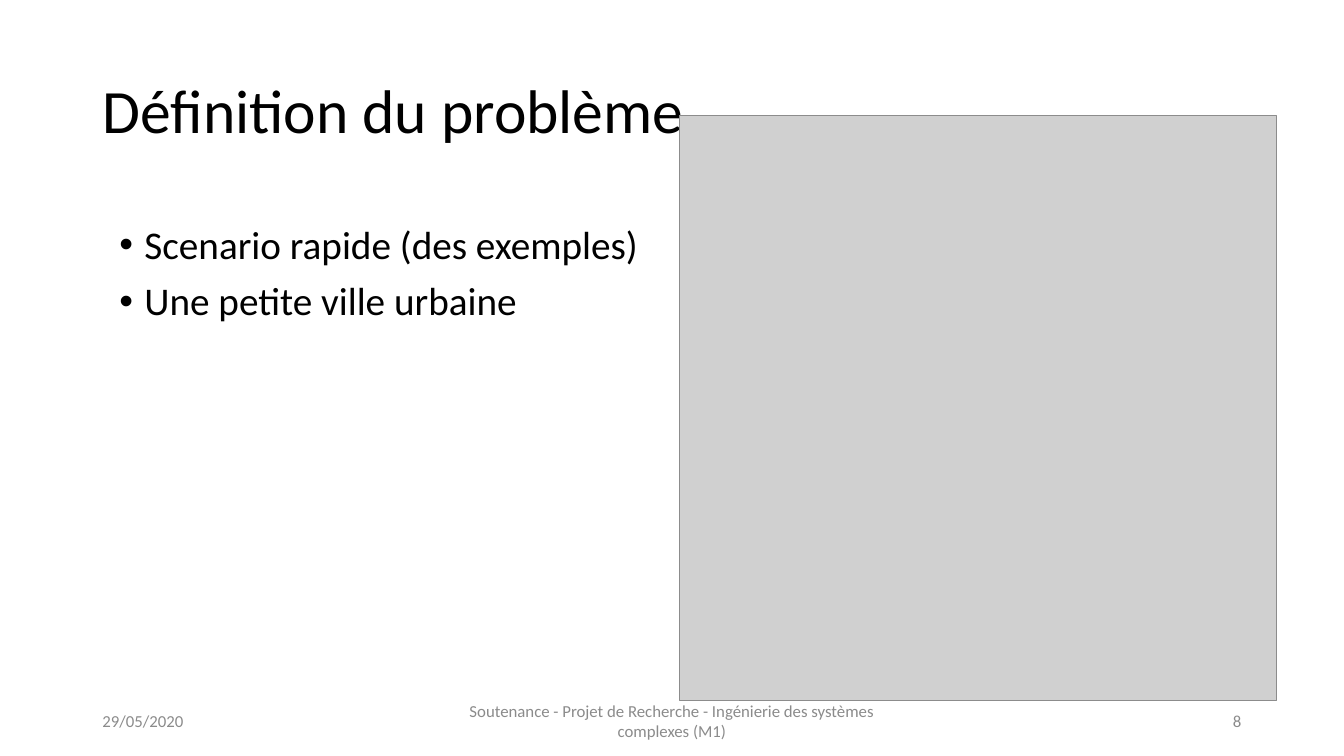
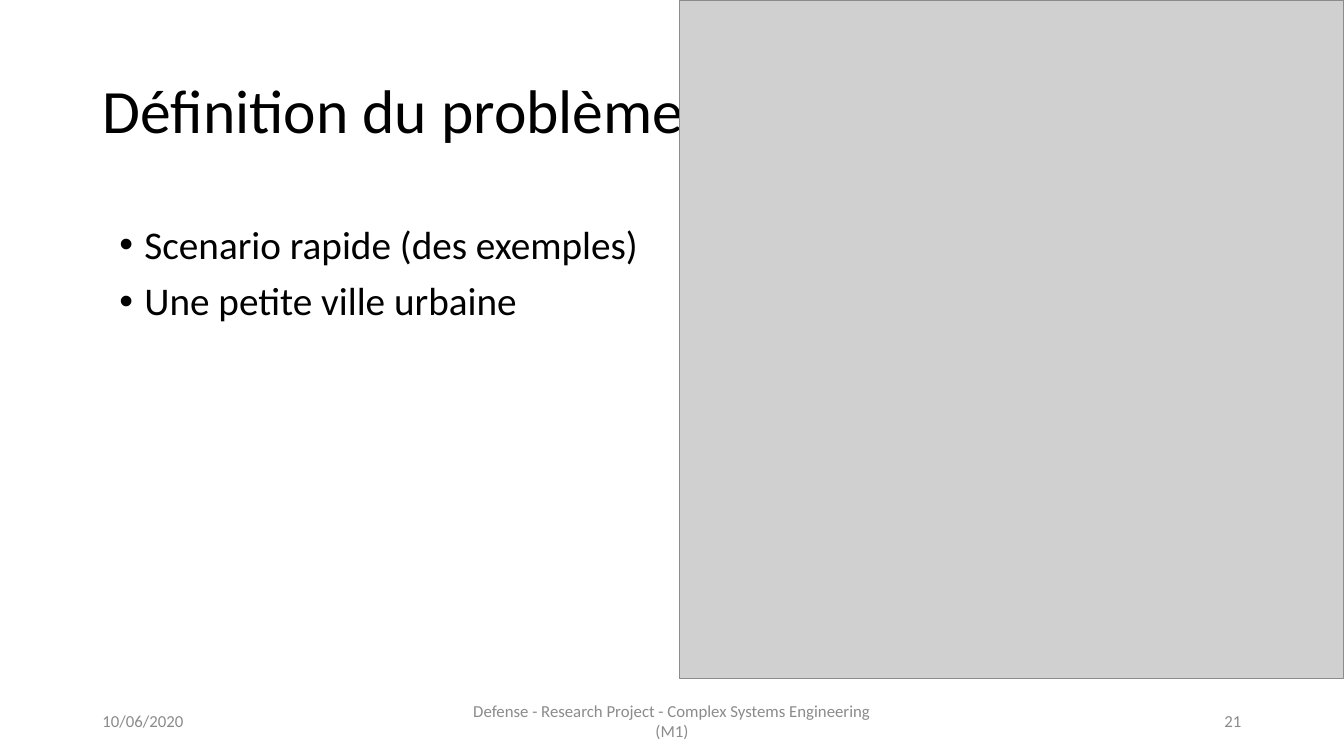
Before and after one commit to AymanABDELHAMID/OD_MTO_DARP, a slide deck: slide 21 of Presentation/presentation_AymanMahmoud.pptx (slide 8 before the commit). Drawn at 1344x756 pixels with LibreOffice and Linux fonts; fonts in the diff are those of the drawing; grey boxes stand for pictures. Boxes give left, top, right and bottom in pixels: in the first picture for what was removed or moved away, otherwise in the second. Text is boxed around its words. In the diff, an @@ line names an element or a change of style, - is before the commit and + after.

```diff
--- a/Presentation/presentation_AymanMahmoud.pptx
+++ b/Presentation/presentation_AymanMahmoud.pptx
@@ picture: place and size @@
-picture at [680, 116, 1276, 701]
+picture at [680, 0, 1344, 679]
@@ text at [102, 715, 183, 728]: text changed @@
-29/05/2020
+10/06/2020
@@ text at [473, 705, 870, 739]: text changed @@
-Soutenance - Projet de Recherche - Ingénierie des systèmes complexes (M1)
+Defense - Research Project - Complex Systems Engineering (M1)
@@ page number at [1224, 716, 1241, 727]: text changed @@
-8
+21
```
Also in this commit, not shown: 9 other slides changed, 22 slides added, 8 slides removed, 3 other files.
